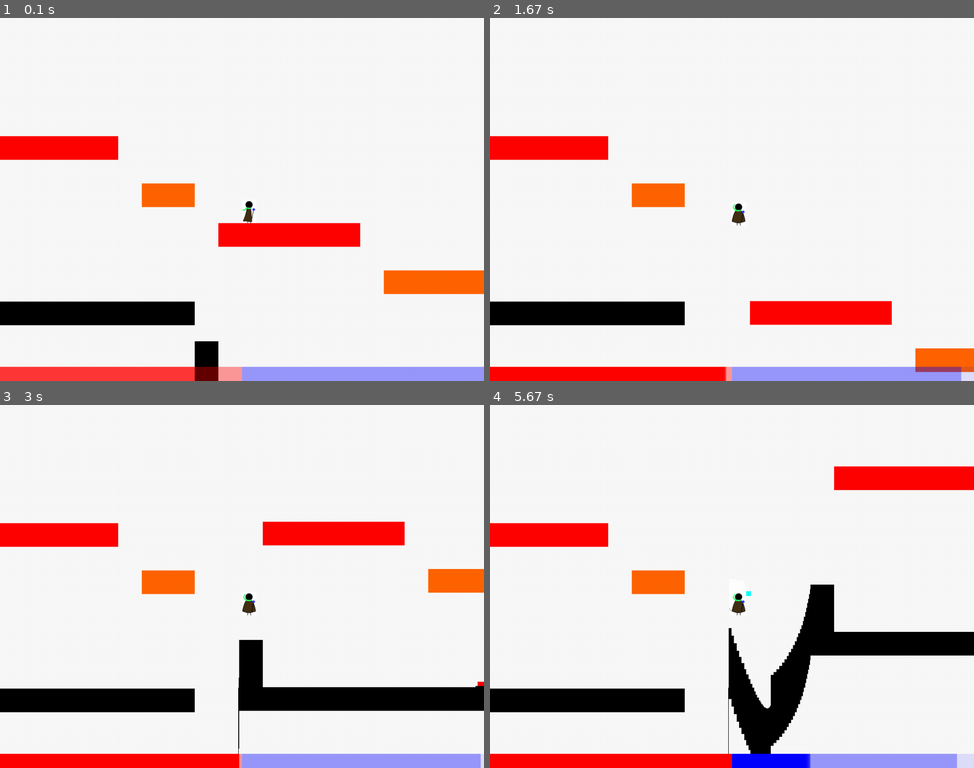
Above: before the commit, frames 1-4 (two rows, left to right).
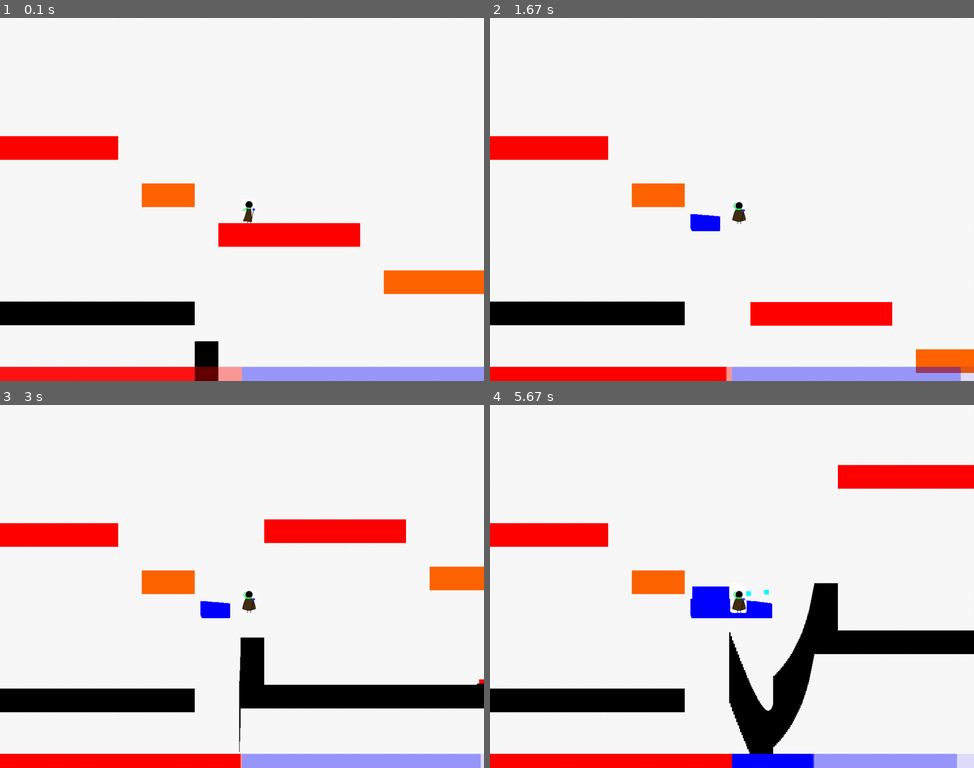
Above: after the commit, the same moments.

Repository: icanwalkonwater/sb-gamejam-pygame
Game: pygame game, started from src/main.py
The game is run twice, just before and just after one commit, with the same random seed, the same clock (stepped at 60 frames per second) and the same inputs.
Inputs:
- Up to frame 1 (0.1 s): no input
- Up to frame 2 (1.67 s): tap one key every 0.33 s from 0.33 s: Space & D Q
- Up to frame 3 (3 s): tap Q at 2.67 s
- Up to frame 4 (5.67 s): tap D at 3, 4.55 s; tap Space at 3.4, 3.7, 4.47, 4.8, 5.1, 5.63 s; tap & at 3.48, 4.88 s

The runs differ from the first frame. In frame 1, 1.5% of the frame differs, in the area x 0-41%, y 96-100%; in frame 2, 0.7%; in frame 3, 2.0%; in frame 4, 2.6%, in the area x 41-100%, y 16-100%.

Commit message:
Feature - Improve Abilities (#6)
Improved abilities, they now evolve with their level.

* feature-improve-abilities : add shooting side, rebuild slam
* feature-improve-abilities : Fix annimation shooting
* feature-improve-abilities : improvment of slam
* feature-improve-abilities : add tornado surface during tornado jump
* feature-improve-abilities : improved tornado jump (lv 2)
* feature-improve-abilities : tornado ejcetion side
* feature-improve-abilities : fix import
* feature-improve-abilities : fix slam glitch
* feature-improve-abilities : supression print
* feature-improve-abilities : fix review
* feature-improve-abilities : fix des merges avec master

Diff:
--- a/src/abilities.py
+++ b/src/abilities.py
@@ -1,10 +1,10 @@
 import time
 from abc import ABC
 
-from pygame import Vector2
+from pygame import Vector2, Surface
 
 from constants import PlayerSettings
-from entities.projectile import GustProjectile, SlamProjectile
+from entities.projectile import GustProjectile, SlamProjectile, TornadoProjectile
 from game_object import GameObject
 from physics import RigidPhysicsAwareGameObject
 from scene import Scene
@@ -26,9 +26,29 @@
         Ability.__init__(self, level, PlayerSettings.Ability.TornadoJump.COOLDOWN)
         self.mana_cost = mana_cost
 
-    def use(self, player: RigidPhysicsAwareGameObject):
+    def _create_tornado_surface(self) -> Surface:  # TODO remplacr par les srpite
+        if self.level == 1:
+            sprite: Surface = Surface((50, 30))
+            sprite.fill((0, 0, 255))
+        else:
+            sprite: Surface = Surface((200,30))
+            sprite.fill((0, 0, 255))
+
+        return sprite
+
+    def use(self, player: GameObject):
         if self._next_usage <= time.time() and player.mana > self.mana_cost:
             player.mana -= self.mana_cost
+            tornado_projectile_sprite: Surface = self._create_tornado_surface()
+            tornado_projectile: TornadoProjectile = TornadoProjectile(tornado_projectile_sprite, self.level, player)
+
+            scene: Scene = SceneManagement.active_scene
+            tornado_projectile.move(Vector2(player.center.x - tornado_projectile.width / 2, player.transform.y))
+            tornado_projectile.add_to_collision_mask(scene.enemies)
+
+            scene.projectiles.add(tornado_projectile)
+            scene.dynamics.add(tornado_projectile)
+
             player.apply_force(Vector2(0, PlayerSettings.Ability.TornadoJump.STRENGTH))
             self._next_usage = time.time() + self.cooldown
 
@@ -41,11 +61,11 @@
         Ability.__init__(self, level, cooldown)
         self.mana_cost = mana_cost
 
-    def _gust_strength_calc(self) -> Vector2:
-        return Vector2(PlayerSettings.Ability.Gust.STRENGTH * self.level ** 2, 0)
+    def _gust_strength_calc(self,player: GameObject) -> Vector2:
+        return Vector2(PlayerSettings.Ability.Gust.STRENGTH *  player._last_direction, 0)
 
-    def _gust_backward_strength_calc(self) -> Vector2:
-        return Vector2(PlayerSettings.Ability.Gust.KNOCKBACK_STRENGTH / self.level, 0)
+    def _gust_backward_strength_calc(self, player: GameObject) -> Vector2:
+        return Vector2(PlayerSettings.Ability.Gust.KNOCKBACK_STRENGTH / self.level * player._last_direction, 0)
 
     def use(self, player: RigidPhysicsAwareGameObject):
         if self._next_usage <= time.time() and player.mana > self.mana_cost:
@@ -59,8 +79,8 @@
             scene.projectiles.add(gust_projectile)
             scene.dynamics.add(gust_projectile)
 
-            gust_projectile.apply_force(self._gust_strength_calc())
-            player.apply_force(self._gust_backward_strength_calc())
+            gust_projectile.apply_force(self._gust_strength_calc(player))
+            player.apply_force(self._gust_backward_strength_calc(player))
 
             self._next_usage = time.time() + self.cooldown
 
@@ -73,23 +93,42 @@
         self.mana_cost = mana_cost
 
     def _slam_strength_calc(self) -> Vector2:
-        return Vector2(0, PlayerSettings.Ability.Slam.STRENGTH * self.level ** 2)
+        return Vector2(0, PlayerSettings.Ability.Slam.STRENGTH * (1 + self.level * .5))
 
-    @staticmethod
-    def _slam_position_calc(player: GameObject) -> Vector2:
-        return Vector2(player.transform.x - (PlayerSettings.Ability.Slam.AREA_SIZE[0] / 2 - player.width),
-                       player.transform.y + player.height - PlayerSettings.Ability.Slam.AREA_SIZE[1])
+    def _create_slame_surface(self) -> Surface:  # TODO remplacer les calcules par des sprite de la taille en question
+        if self.level == 1:
+            sprite: Surface = Surface(PlayerSettings.Ability.Slam.AREA_SIZE)
+        elif self.level == 2:
+            sprite: Surface = Surface((PlayerSettings.Ability.Slam.AREA_SIZE[0] * 2, PlayerSettings.Ability.Slam.AREA_SIZE[1]))
+        elif self.level == 3:
+            sprite: Surface = Surface((PlayerSettings.Ability.Slam.AREA_SIZE[0] * 2 *1.80,PlayerSettings.Ability.Slam.AREA_SIZE[1]))
+
+        return sprite
+
+    def _slam_position_calc(self, player: GameObject, surface: Surface) -> Vector2:
+        x = player.center.x
+        if self.level == 1:
+            if player._last_direction == -1:
+                x -= surface.get_width()
+
+        if self.level >= 2:
+            x -= surface.get_width() / 2
+
+        return Vector2(x, player.transform.y - surface.get_height() + player.height)
 
     def use(self, player: RigidPhysicsAwareGameObject):
         if self._next_usage <= time.time() and player.mana > self.mana_cost:
             player.mana -= self.mana_cost
             scene: Scene = SceneManagement.active_scene
-            projectile_slam: SlamProjectile = SlamProjectile(self._slam_strength_calc())
+            projectile_slam_surface = self._create_slame_surface()
+            projectile_slam: SlamProjectile = SlamProjectile(projectile_slam_surface, self.level,
+                                                             self._slam_strength_calc())
 
             projectile_slam.add_to_collision_mask(scene.enemies)
 
             scene.projectiles.add(projectile_slam)
             scene.dynamics.add(projectile_slam)
 
-            projectile_slam.move(SlamAbility._slam_position_calc(player))
+            projectile_slam.move(self._slam_position_calc(player, projectile_slam_surface))
+
             self._next_usage = time.time() + self.cooldown
--- a/src/constants.py
+++ b/src/constants.py
@@ -55,16 +55,19 @@
             COOLDOWN = .2
             STRENGTH = -6_000
             MANA_COST = 50
+            TIME_TO_LIVE = 1
+            KNOCKBACK_STRENGTH = 400
 
         class Gust:
             STRENGTH = 20_000
             KNOCKBACK_STRENGTH = -2_000
             PROJECTILE_HIT_STRENGTH_Y = -2_000
             MANA_COST = 30
+            TIME_TO_LIVE = .7
 
         class Slam:
             STRENGTH = -8_000
-            AREA_SIZE = (200, 5)
+            AREA_SIZE = (200, 100)
             AREA_TIME_TO_LIVE = 1
             MANA_COST = 70
 
--- a/src/entities/player.py
+++ b/src/entities/player.py
@@ -18,10 +18,11 @@
         RigidPhysicsAwareGameObject.__init__(self, surface, weight, collides_with)
         LivingEntity.__init__(self, PlayerSettings.HEALTH_MAX, invincibility_duration=1)
         AnimatedSprite.__init__(self, ResourceManagement.get_player_sprites(), 3, PlayerState.IDLE)
-        self._ability_tornado_jump = TornadoJumpAbility(1)
-        self._ability_gust = GustAbility()
+        self._ability_tornado_jump = TornadoJumpAbility(2)
+        self._ability_gust = GustAbility(1)
         self._ability_slam = SlamAbility(1, 1)
         self.mana: float = PlayerSettings.MANA_MAX
+        self._last_direction = 1
 
     def update(self, delta_time: float):
         # Update controls
@@ -40,12 +41,12 @@
     def __update_state(self):
         if not self.is_on_ground:
             self._state = PlayerState.FLYING
-        elif self.velocity.x > 0:
+        elif self.velocity == Vector2(0, 0):  # TODO Remplacer par VECTEUR2_NULL
+            self._state = PlayerState.IDLE
+        elif self._last_direction > 0:
             self._state = PlayerState.RUNNING_RIGHT
-        elif self.velocity.x < -0:
+        elif self._last_direction < -0:
             self._state = PlayerState.RUNNING_LEFT
-        else:
-            self._state = PlayerState.IDLE
 
     def __update_controls(self, delta_time: float):
 
@@ -61,6 +62,12 @@
         # Apply left/right controls
         if motion.x != 0:
             self.apply_force(Vector2(motion.x, 0))
+
+        # Keep track of the last direction we were looking at
+        if motion.x < 0:
+            self._last_direction = -1
+        elif motion.x > 0:
+            self._last_direction = 1
 
         # Jump
         if motion.y < 0 and self.is_on_ground:
--- a/src/entities/projectile.py
+++ b/src/entities/projectile.py
@@ -19,8 +19,8 @@
 
 class Projectile(RigidPhysicsAwareGameObject):
 
-    def __init__(self, surface: Surface, collides_with: [GameObject]):
-        RigidPhysicsAwareGameObject.__init__(self, surface, 0, collides_with)
+    def __init__(self, surface: Surface):
+        RigidPhysicsAwareGameObject.__init__(self, surface, 0)
         self.resistance_amount = 0
 
     def _on_collide(self, other: GameObject, direction_of_impact: Vector2, impact_side: ImpactSide, delta_time: float):
@@ -29,25 +29,56 @@
         self.kill()
 
 
+class TornadoProjectile(Projectile):
+    def __init__(self, image: Surface, level: int, player: GameObject):
+        Projectile.__init__(self, image)
+        self.___death_time = time.time() + PlayerSettings.Ability.TornadoJump.TIME_TO_LIVE
+        self._player = player
+        self.level = level
+
+    def _on_collide(self, other: GameObject, direction_of_impact: Vector2, direction: ImpactSide, delta_time: float):
+        if isinstance(other, RigidPhysicsAwareGameObject):
+            print(direction_of_impact.normalize())
+            other.apply_force(
+                direction_of_impact.normalize() * PlayerSettings.Ability.TornadoJump.KNOCKBACK_STRENGTH * self.level)
+
+    def update(self, delta_time: float):
+        if self.___death_time <= time.time():
+            self.kill()
+        else:
+            self.center = self._player.center
+            self.transform.y = self._player.rect.bottom - self.height / 2
+            Projectile.update(self, delta_time)
+
+
 class GustProjectile(Projectile):
-    def __init__(self, collides_with: [GameObject] = None):
+    def __init__(self):
         surface: Surface = Surface((10, 10))
         surface.fill((0, 255, 255))
-        Projectile.__init__(self, surface, collides_with)
+        Projectile.__init__(self, surface)
+        self.__death_time = time.time() + PlayerSettings.Ability.Gust.TIME_TO_LIVE
 
     def _on_collide(self, other: GameObject, direction_of_impact: Vector2, impact_side: ImpactSide, delta_time: float):
         if isinstance(other, RigidPhysicsAwareGameObject):
             other.apply_force(Vector2(self.velocity.x, PlayerSettings.Ability.Gust.PROJECTILE_HIT_STRENGTH_Y))
         self.kill()
 
+    def update(self, delta_time: float):
+        if self.__death_time <= time.time():
+            self.kill()
+        else:
+            Projectile.update(self, delta_time)
+
 
 class SlamProjectile(Projectile):
-    def __init__(self, strength: Vector2, collides_with: [GameObject] = None):
-        image: Surface = Surface((PlayerSettings.Ability.Slam.AREA_SIZE[0], PlayerSettings.Ability.Slam.AREA_SIZE[1]))
-        image.fill((0, 255, 0))
-        Projectile.__init__(self, image, collides_with)
+    def __init__(self, image: Surface, level: int, strength: Vector2):
+        Projectile.__init__(self, image)
         self.strength = strength
-        self.__death_time = time.time() + PlayerSettings.Ability.Slam.AREA_TIME_TO_LIVE
+        self._level = level
+        self.__death_time = self._death_time()
+
+    def _death_time(self) -> float:
+        return time.time() + PlayerSettings.Ability.Slam.AREA_TIME_TO_LIVE * (1 + self._level * .25)
 
     def _on_collide(self, other: GameObject, direction_of_impact: Vector2, impact_side: ImpactSide, delta_time: float):
         if isinstance(other, RigidPhysicsAwareGameObject):
--- a/src/main.py
+++ b/src/main.py
@@ -15,7 +15,7 @@
 from scene_management import SceneManagement
 from ui.player_bar import UIHealthBar, UIManaBar
 
-FPS_LIMIT = 30
+FPS_LIMIT = 60
 frames = 0
 
 
